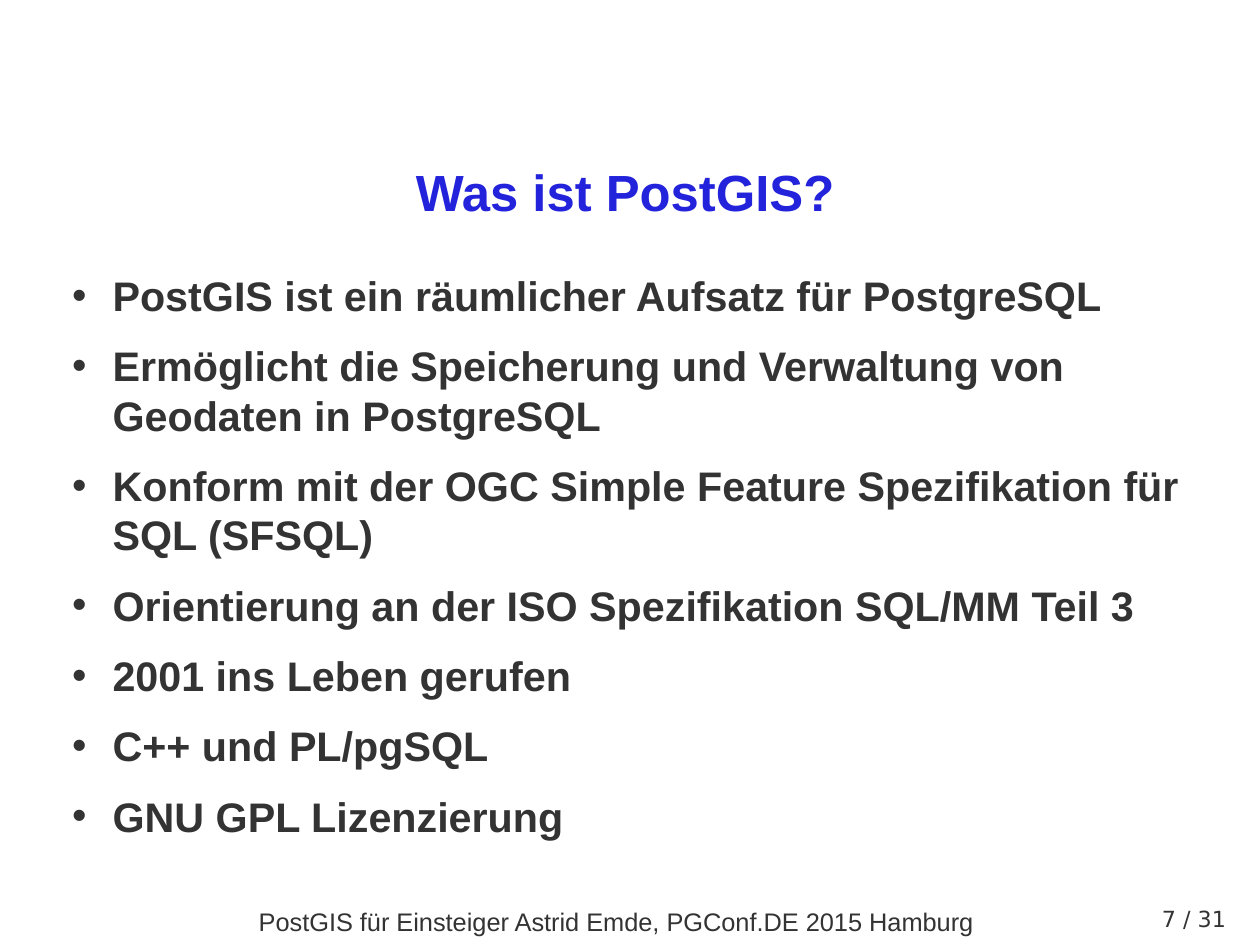
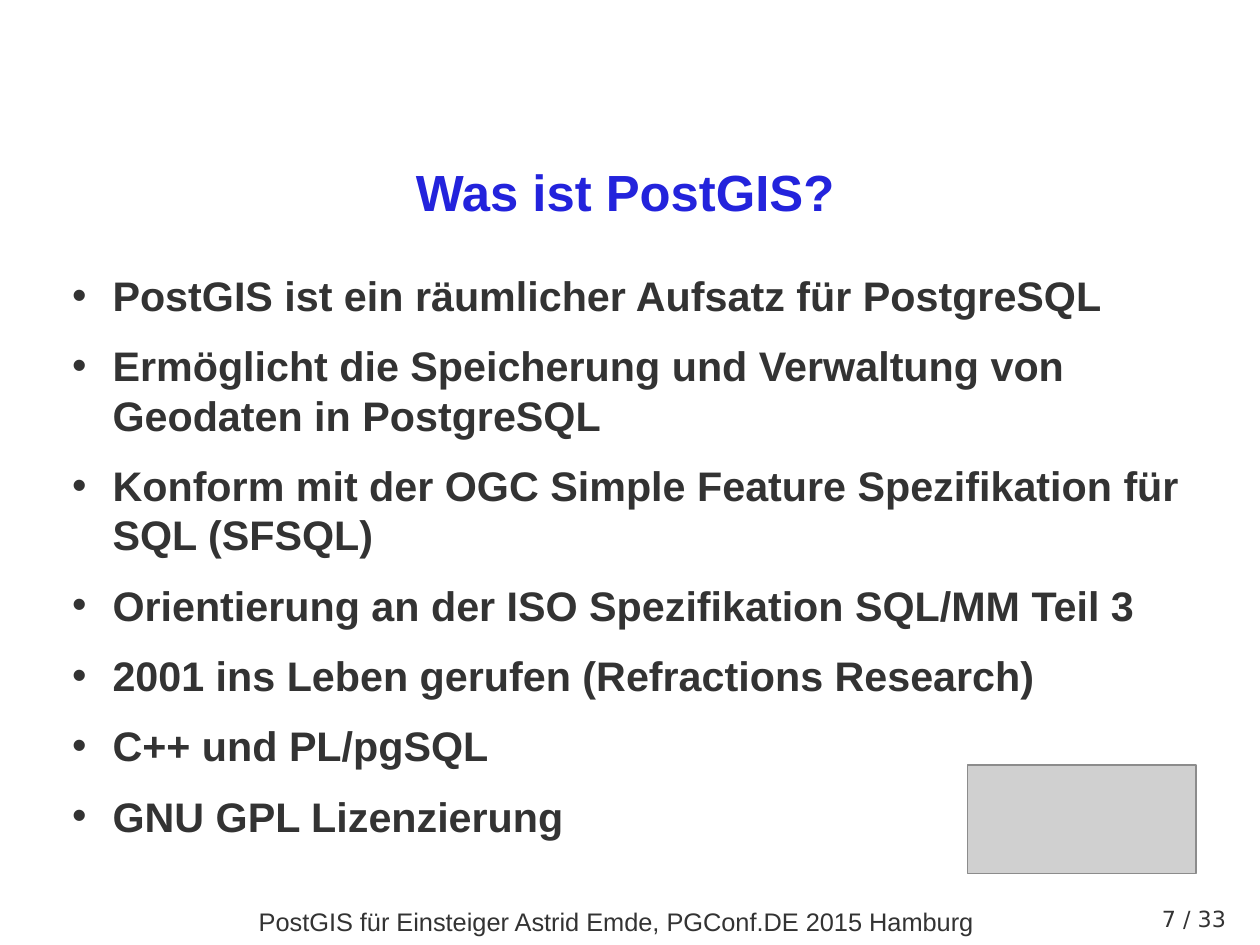
Before and after one commit to astroidex/presentations, a slide deck: slide 7 of PGConf.DE2015/PGCONFDE_2015_PostGIS_fuer_Einsteiger_AEmde.odp. Drawn at 1260x945 pixels with LibreOffice and Linux fonts; fonts in the diff are those of the drawing; grey boxes stand for pictures; background and template pictures are left out. Boxes give left, top, right and bottom in pixels: in the first picture for what was removed or moved away, otherwise in the second. Text is boxed around its words. In the diff, an @@ line names an element or a change of style, - is before the commit and + after.

```diff
--- a/PGConf.DE2015/PGCONFDE_2015_PostGIS_fuer_Einsteiger_AEmde.odp
+++ b/PGConf.DE2015/PGCONFDE_2015_PostGIS_fuer_Einsteiger_AEmde.odp
@@ text at box(113, 661, 1035, 699): text changed @@
-• 2001 ins Leben gerufen
+• 2001 ins Leben gerufen (Refractions Research)
@@ picture added at box(967, 765, 1196, 874) @@
@@ page number at box(1162, 910, 1223, 927): text changed @@
-7 / 31
+7 / 33
@@ page number at box(1198, 910, 1226, 928): text changed @@
-7 / 31
+7 / 33
```
Also in this commit, not shown: 7 other slides changed, 3 slides added, 1 slide removed, 3 other files.
